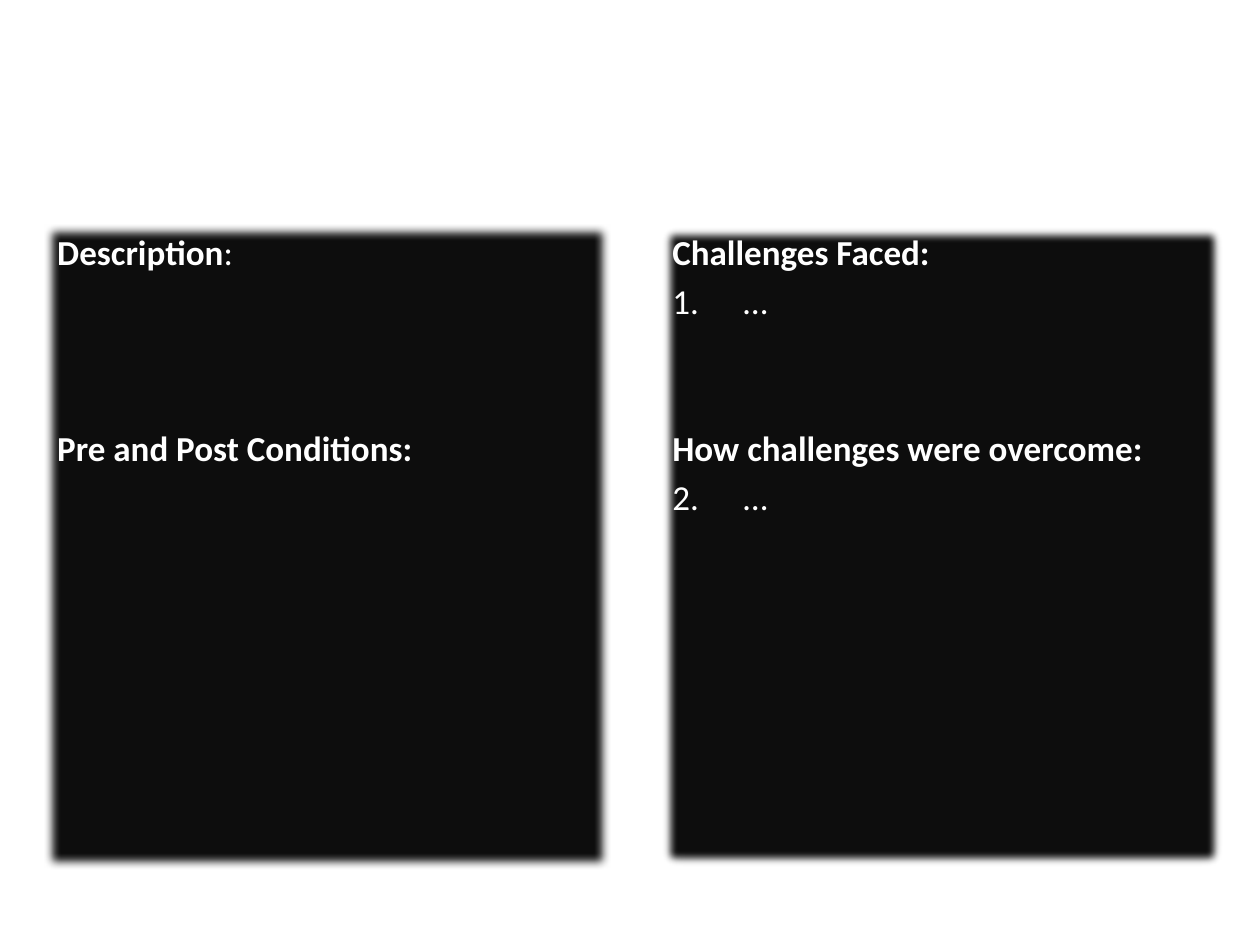
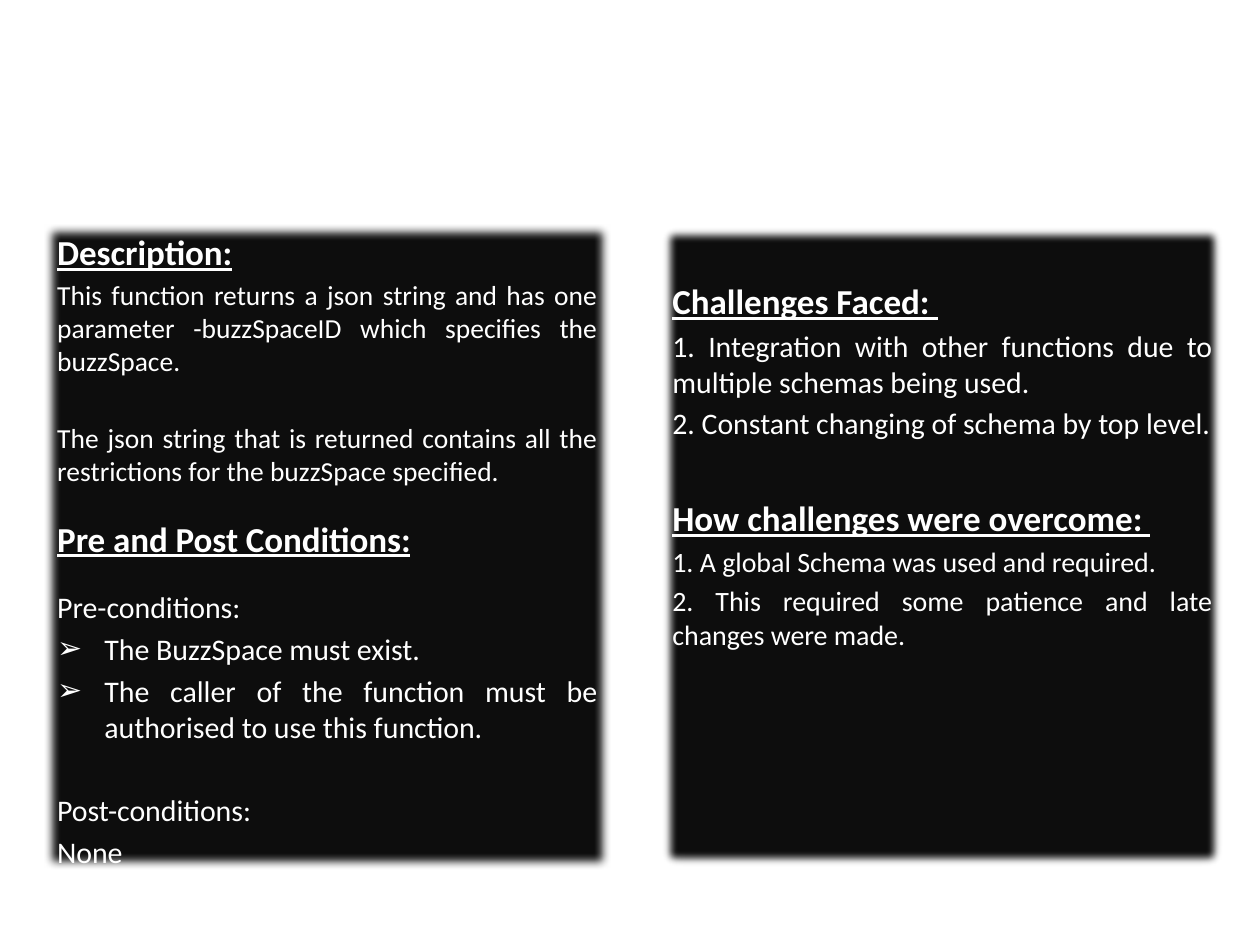
Before and after one commit to BuzzSpaceB/Authorization, a slide deck: slide 5 of Authentication - B.pptx. Drawn at 1260x945 pixels with LibreOffice and Linux fonts; fonts in the diff are those of the drawing; background and template pictures are left out. Boxes give left, top, right and bottom in pixels: in the first picture for what was removed or moved away, otherwise in the second. Text is boxed around its words. In the diff, an @@ line names an element or a change of style, - is before the commit and + after.

```diff
--- a/Authentication - B.pptx
+++ b/Authentication - B.pptx
@@ text at <box>57,236,411,557</box>: size 20 to 19.9 pt, underline on in "Description:", "Pre and Post Conditions:"; bold on in "Description:" @@
@@ text at <box>57,286,597,486</box>: paragraphs added @@
+This function returns a json string and has one parameter -buzzSpaceID which specifies the buzzSpace.
+The json string that is returned contains all the restrictions for the buzzSpace specified.
@@ text at <box>672,285,1143,540</box>: underline on in "Challenges Faced:", "How challenges were overcome:" @@
@@ text at <box>672,332,1212,442</box>: text changed; size 20 to 17 pt @@
-1. …
+1. Integration with other functions due to multiple schemas being used.
+2. Constant changing of schema by top level.
@@ text at <box>672,549,1212,652</box>: text changed; size 20 to 16 pt @@
-1. …
+1. A global Schema was used and required.
+2. This required some patience and late changes were made.
@@ text at <box>57,597,598,870</box>: paragraphs added @@
+Pre-conditions:
+➢ The BuzzSpace must exist.
+➢ The caller of the function must be authorised to use this function.
+Post-conditions:
+None
```
Also in this commit, not shown: 4 other slides changed.
